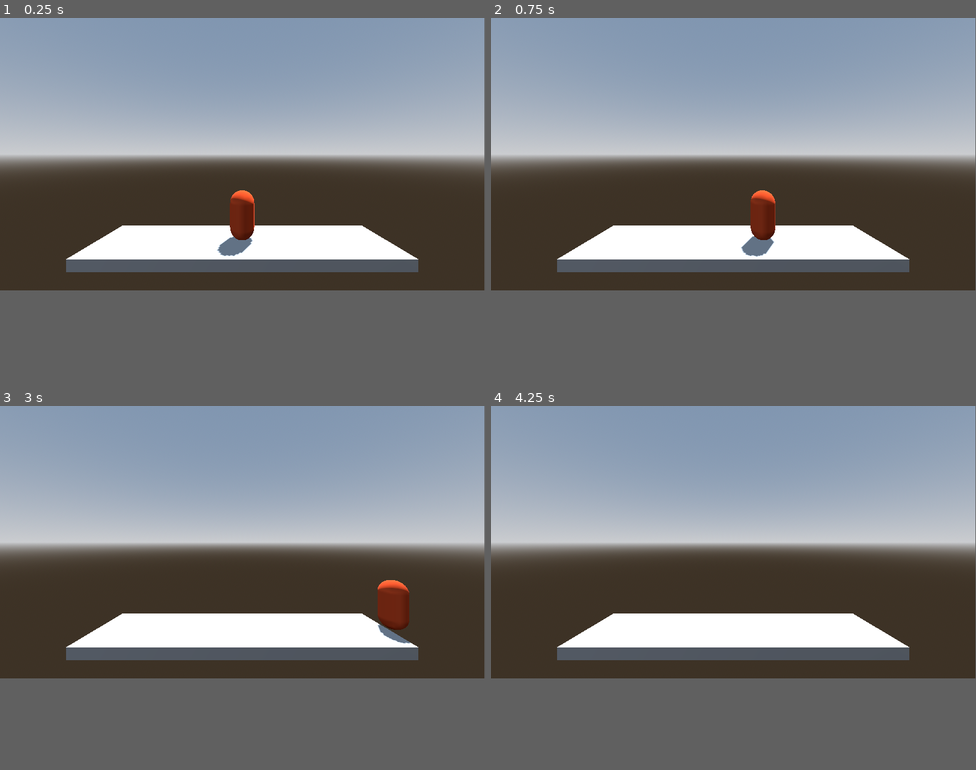
Above: before the commit, frames 1-4 (two rows, left to right).
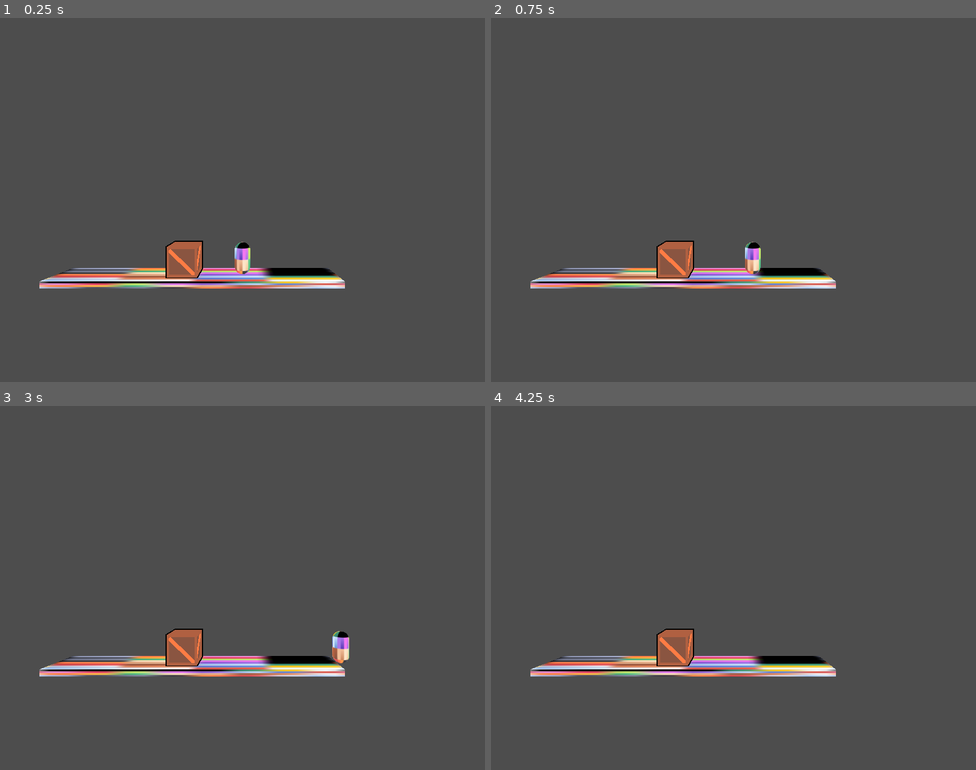
Above: after the commit, the same moments.

Repository: Pr4shantHere/Time-Loop-Source
Game: Godot game, scene res://scripts/main.tscn
Two runs of this game, one before a commit and one after it. Both use one fixed random seed, a clock stepped at 60 frames per second and the inputs below. The project has no main scene, so this scene is started directly.
Inputs:
- Up to frame 1 (0.25 s): no input
- Up to frame 2 (0.75 s): tap Enter at 0.5 s; hold Right (Right) from 0.53 s (still down)
- Up to frame 3 (3 s): tap Space (Jump) at 0.77, 1.52 s; release Right (Right) at 1.28 s; hold Left (Left) 1.28-2.03 s; hold Right (Right) from 2.03 s (still down)
- Up to frame 4 (4.25 s): tap Space (Jump) at 3.02, 3.77 s; release Right (Right) at 3.53 s; hold Left (Left) from 3.53 s (still down)
In our replay, the window is 799x449 before the commit and 800x600 after it. These sizes can differ from the game's own. Grey fills any space a smaller window leaves; there, only what the larger window draws over its background counts as a difference.

The runs differ from the first frame. In frame 1, 71% of the frame differs, in the area x 0-100%, y 0-75%; in frame 2, 71%; in frame 3, 71%; in frame 4, 71%.

Commit message:
Made the loop work and player jump
When the timer runs out everything goes back to how it was at the start

Diff:
--- a/mat_coloremission_AllInOne.tres
+++ /dev/null
@@ -1,9 +0,0 @@
-[gd_resource type="StandardMaterial3D" load_steps=2 format=3 uid="uid://66nntrwxi2u1"]
-
-[ext_resource type="Texture2D" uid="uid://dfujlsnamjvcu" path="res://BEST COLOR PALETTE (Blurred).png" id="1_jh48f"]
-
-[resource]
-albedo_texture = ExtResource("1_jh48f")
-emission_enabled = true
-emission = Color(1, 1, 1, 1)
-emission_texture = ExtResource("1_jh48f")
--- a/mat_coloronly_AllInOne.tres
+++ b/mat_coloronly_AllInOne.tres
@@ -4,3 +4,6 @@
 
 [resource]
 albedo_texture = ExtResource("1_y4bqy")
+metallic_specular = 0.0
+emission_enabled = true
+emission_texture = ExtResource("1_y4bqy")
--- /dev/null
+++ b/mat_outline.tres
@@ -0,0 +1,10 @@
+[gd_resource type="StandardMaterial3D" load_steps=2 format=3 uid="uid://cevnr16w34qjf"]
+
+[ext_resource type="Texture2D" uid="uid://dfujlsnamjvcu" path="res://BEST COLOR PALETTE (Blurred).png" id="1_1253a"]
+
+[resource]
+cull_mode = 1
+albedo_color = Color(0, 0, 0, 1)
+albedo_texture = ExtResource("1_1253a")
+metallic_specular = 0.0
+emission_texture = ExtResource("1_1253a")
--- a/project.godot
+++ b/project.godot
@@ -13,6 +13,17 @@
 config/name="GICSubmission"
 config/features=PackedStringArray("4.4", "GL Compatibility")
 config/icon="res://icon.svg"
+
+[display]
+
+window/size/viewport_width=800
+window/size/viewport_height=600
+window/size/initial_position_type=4
+window/size/resizable=false
+
+[filesystem]
+
+import/blender/enabled=false
 
 [input]
 
--- /dev/null
+++ b/scenes/crate.tscn
@@ -0,0 +1,26 @@
+[gd_scene load_steps=7 format=3 uid="uid://dfwrtg20nm80v"]
+
+[ext_resource type="PhysicsMaterial" uid="uid://bhy5bq5oyhrlv" path="res://nofriction.tres" id="1_dwt0d"]
+[ext_resource type="Script" uid="uid://drv70eg72ih4u" path="res://scripts/resetobject.gd" id="2_74u5o"]
+[ext_resource type="PackedScene" uid="uid://j5icrdya5ndm" path="res://assets/crate.fbx" id="2_kn6iu"]
+[ext_resource type="Material" uid="uid://cevnr16w34qjf" path="res://mat_outline.tres" id="3_kn6iu"]
+
+[sub_resource type="BoxShape3D" id="BoxShape3D_74u5o"]
+size = Vector3(1.95142, 1.92871, 1.8916)
+
+[sub_resource type="BoxMesh" id="BoxMesh_74u5o"]
+size = Vector3(1.9, 1.9, 1.9)
+
+[node name="Crate" type="RigidBody3D"]
+physics_material_override = ExtResource("1_dwt0d")
+script = ExtResource("2_74u5o")
+
+[node name="crate" parent="." instance=ExtResource("2_kn6iu")]
+transform = Transform3D(0.9, 0, 0, 0, 0.9, 0, 0, 0, 0.9, 0, 0, 0)
+
+[node name="CollisionShape3D" type="CollisionShape3D" parent="."]
+shape = SubResource("BoxShape3D_74u5o")
+
+[node name="outline" type="MeshInstance3D" parent="."]
+mesh = SubResource("BoxMesh_74u5o")
+surface_material_override/0 = ExtResource("3_kn6iu")
--- a/scripts/character.tscn
+++ b/scripts/character.tscn
@@ -1,12 +1,16 @@
-[gd_scene load_steps=6 format=3 uid="uid://bkge6ci8anka"]
+[gd_scene load_steps=7 format=3 uid="uid://bkge6ci8anka"]
 
 [ext_resource type="PhysicsMaterial" uid="uid://bhy5bq5oyhrlv" path="res://nofriction.tres" id="1_18etf"]
 [ext_resource type="Script" uid="uid://diq4lfhlewq6d" path="res://scripts/character.gd" id="1_oqwy7"]
+[ext_resource type="Texture2D" uid="uid://dfujlsnamjvcu" path="res://BEST COLOR PALETTE (Blurred).png" id="3_8cgb6"]
 
 [sub_resource type="CapsuleMesh" id="CapsuleMesh_oqwy7"]
 
-[sub_resource type="StandardMaterial3D" id="StandardMaterial3D_cbuml"]
-albedo_color = Color(0.670564, 0.222317, 0, 1)
+[sub_resource type="StandardMaterial3D" id="StandardMaterial3D_x1pyt"]
+albedo_color = Color(0, 0, 0, 1)
+albedo_texture = ExtResource("3_8cgb6")
+emission_enabled = true
+emission_texture = ExtResource("3_8cgb6")
 
 [sub_resource type="CapsuleShape3D" id="CapsuleShape3D_18etf"]
 
@@ -21,7 +25,7 @@
 
 [node name="Mesh" type="MeshInstance3D" parent="."]
 mesh = SubResource("CapsuleMesh_oqwy7")
-surface_material_override/0 = SubResource("StandardMaterial3D_cbuml")
+surface_material_override/0 = SubResource("StandardMaterial3D_x1pyt")
 
 [node name="Col" type="CollisionShape3D" parent="."]
 shape = SubResource("CapsuleShape3D_18etf")
--- a/scripts/main.tscn
+++ b/scripts/main.tscn
@@ -1,41 +1,40 @@
-[gd_scene load_steps=5 format=3 uid="uid://dirtnhoy8lt7t"]
+[gd_scene load_steps=4 format=3 uid="uid://dirtnhoy8lt7t"]
 
+[ext_resource type="PackedScene" uid="uid://dfwrtg20nm80v" path="res://scenes/crate.tscn" id="1_0aq6d"]
+[ext_resource type="Material" uid="uid://brluoqwh1u6ob" path="res://mat_coloronly_AllInOne.tres" id="1_irwmq"]
 [ext_resource type="PackedScene" uid="uid://bkge6ci8anka" path="res://scripts/character.tscn" id="1_q753v"]
 
-[sub_resource type="ProceduralSkyMaterial" id="ProceduralSkyMaterial_q753v"]
-sky_horizon_color = Color(0.662243, 0.671743, 0.686743, 1)
-ground_horizon_color = Color(0.662243, 0.671743, 0.686743, 1)
-
-[sub_resource type="Sky" id="Sky_0aq6d"]
-sky_material = SubResource("ProceduralSkyMaterial_q753v")
-
-[sub_resource type="Environment" id="Environment_irwmq"]
-background_mode = 2
-sky = SubResource("Sky_0aq6d")
-tonemap_mode = 2
-
 [node name="Main" type="Node3D"]
-
-[node name="WorldEnvironment" type="WorldEnvironment" parent="."]
-environment = SubResource("Environment_irwmq")
-
-[node name="DirectionalLight3D" type="DirectionalLight3D" parent="."]
-transform = Transform3D(-0.866025, -0.433013, 0.25, 0, 0.5, 0.866025, -0.5, 0.75, -0.433013, 0, 0, 0)
-shadow_enabled = true
 
 [node name="Level" type="Node3D" parent="."]
 
 [node name="Prototype" type="Node3D" parent="Level"]
 
 [node name="CSGBox3D" type="CSGBox3D" parent="Level/Prototype"]
-transform = Transform3D(1, 0, 0, 0, 1, 0, 0, 0, 1, 0, 0, 0.0270996)
+transform = Transform3D(1, 0, 0, 0, 1, 0, 0, 0, 1, -2.88647, 0, 0.0270996)
 use_collision = true
-size = Vector3(11.7432, 0.418213, 2.77783)
+size = Vector3(17.5161, 0.418213, 2.77783)
+material = ExtResource("1_irwmq")
 
-[node name="Camera3D" type="Camera3D" parent="."]
-transform = Transform3D(1, 0, 0, 0, 1, 0, 0, 0, 1, 0, 3.70731, 7.3208)
+[node name="Crate" parent="Level/Prototype" instance=ExtResource("1_0aq6d")]
+transform = Transform3D(1, 0, 0, 0, 1, 0, 0, 0, 1, -3.616, 1.175, 0)
+axis_lock_linear_z = true
+axis_lock_angular_x = true
+axis_lock_angular_y = true
+axis_lock_angular_z = true
+mass = 15.0
+physics_material_override = null
 
 [node name="Character" parent="." instance=ExtResource("1_q753v")]
 transform = Transform3D(1, 0, 0, 0, 1, 0, 0, 0, 1, 0, 1.22327, 0)
 SPEED = 400
 JUMPSPEED = 850
+
+[node name="Camera3D" type="Camera3D" parent="."]
+transform = Transform3D(1, 0, 0, 0, 1, 0, 0, 0, 1, 0, 4.87664, 15)
+
+[node name="Timer" type="Timer" parent="."]
+wait_time = 10.0
+autostart = true
+
+[connection signal="timeout" from="Timer" to="Level/Prototype/Crate" method="_on_timer_timeout"]
--- /dev/null
+++ b/scripts/resetobject.gd
@@ -0,0 +1,9 @@
+extends RigidBody3D
+
+var pos_start
+
+func _ready() -> void:
+	pos_start = position
+
+func _on_timer_timeout() -> void:
+	position = pos_start
Binary file added: assets/blendfiles/crate_BEST COLOR PALETTE (Blurred).png
Not shown, added: assets/blendfiles/crate_BEST COLOR PALETTE (Blurred).png.import
Binary file added: assets/crate.fbx
Not shown, added: assets/crate.fbx.import
Binary file added: assets/crate_BEST COLOR PALETTE (Blurred).png
Not shown, added: assets/crate_BEST COLOR PALETTE (Blurred).png.import
Not shown, added: scripts/resetobject.gd.uid
Not shown, added: assets/blendfiles/crate.blend
Not shown, added: assets/blendfiles/crate.blend1
